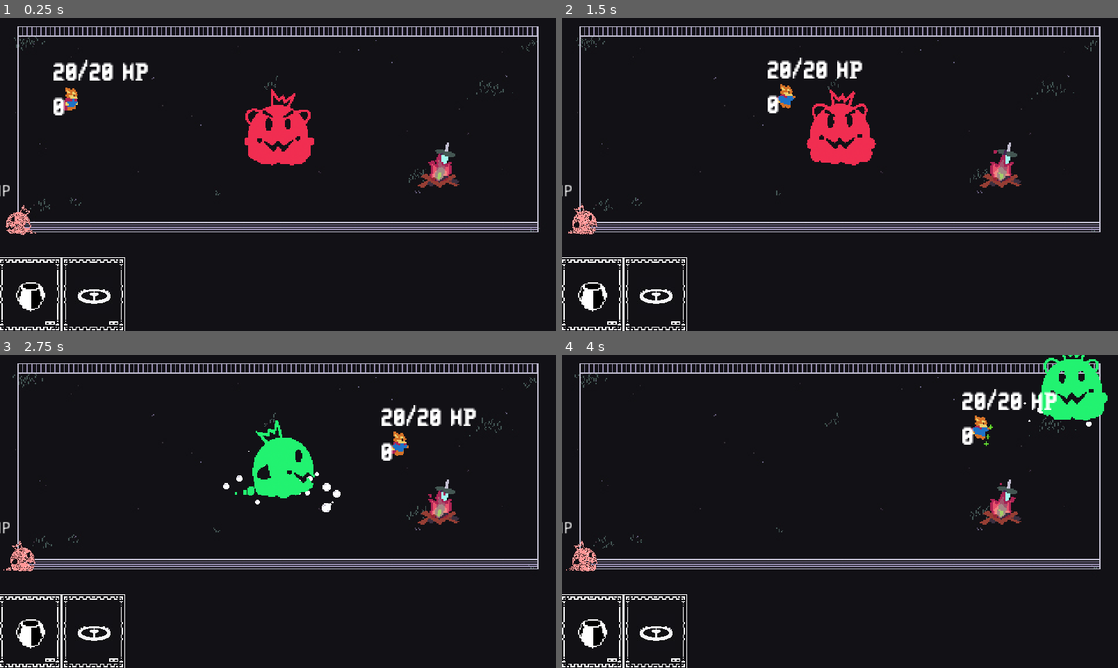
Above: before the commit, frames 1-4 (two rows, left to right).
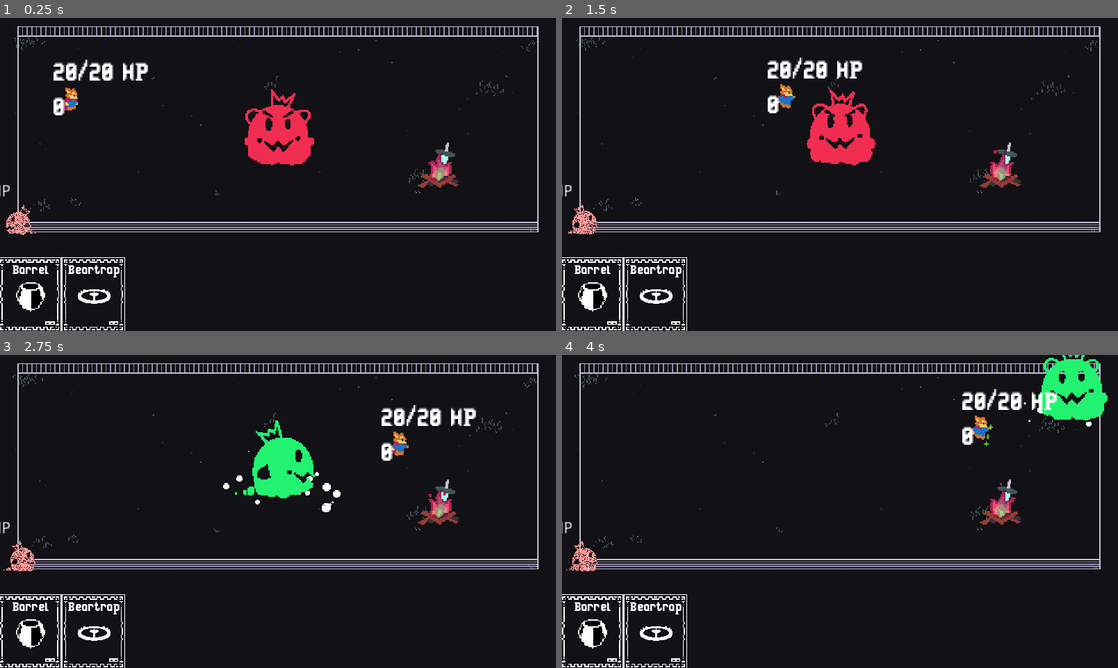
Above: after the commit, the same moments.

Repository: creyD/ludum_dare_46
Game: Godot game, scene res://World.tscn
The game is run twice, just before and just after one commit, with the same random seed, the same clock (stepped at 60 frames per second) and the same inputs. This scene is started directly instead of the project's main scene. Sound files missing from this copy of the repository are replaced by a short silence.
Inputs (mouse positions are in pixels of both pictures, inside the frame that each line leads up to):
- Up to frame 1 (0.25 s): no input
- Up to frame 2 (1.5 s): move the mouse to (962, 158) at 0.52 s; hold D (right) 0.53-1.25 s; click (962, 158) at 0.6 s; drag from (728, 190) to (1001, 171) at 1.27 s
- Up to frame 3 (2.75 s): move the mouse to (333, 442) at 2.02 s; hold D (right) from 2.03 s (still down); click (333, 442) at 2.1 s
- Up to frame 4 (4 s): release D (right) at 2.75 s; drag from (812, 574) to (1001, 505) at 2.77 s; move the mouse to (1006, 558) at 3.52 s; hold A (left) from 3.53 s (still down); click (1006, 558) at 3.6 s

The runs differ from the first frame. In frame 1, 0.3% of the frame differs, in the area x 2-22%, y 78-83%; in frame 2, 0.3%; in frame 3, 0.3%; in frame 4, 0.3%.

Commit message:
Added Card Descriptions

Diff:
--- a/src/Objects/Banana/BananaCard.tscn
+++ b/src/Objects/Banana/BananaCard.tscn
@@ -8,6 +8,7 @@
 [ext_resource path="res://Objects/Banana/icon.png" type="Texture" id=6]
 [ext_resource path="res://Objects/Card/card.png" type="Texture" id=7]
 [ext_resource path="res://Objects/Banana/Banana.tscn" type="PackedScene" id=8]
+[ext_resource path="res://Fonts/Harmonic/Harmonic12.tres" type="DynamicFont" id=9]
 
 [sub_resource type="SpriteFrames" id=1]
 animations = [ {
@@ -16,14 +17,14 @@
 "name": "lvl0",
 "speed": 60.0
 }, {
+"frames": [ ExtResource( 4 ) ],
+"loop": false,
+"name": "lvl1",
+"speed": 60.0
+}, {
 "frames": [ ExtResource( 3 ) ],
 "loop": false,
 "name": "lvl2",
-"speed": 60.0
-}, {
-"frames": [ ExtResource( 4 ) ],
-"loop": false,
-"name": "lvl1",
 "speed": 60.0
 } ]
 
@@ -50,3 +51,13 @@
 position = Vector2( 33.1035, 40.3068 )
 frames = SubResource( 1 )
 animation = "lvl0"
+
+[node name="Label" type="Label" parent="."]
+margin_left = -7.08307
+margin_top = -10.7319
+margin_right = 38.9169
+margin_bottom = 3.26807
+custom_fonts/font = ExtResource( 9 )
+text = "Banana"
+align = 1
+valign = 1
--- a/src/Objects/Barrel/BarrelCard.tscn
+++ b/src/Objects/Barrel/BarrelCard.tscn
@@ -8,17 +8,18 @@
 [ext_resource path="res://Objects/Barrel/Barrel.tscn" type="PackedScene" id=6]
 [ext_resource path="res://Objects/Barrel/fass.png" type="Texture" id=7]
 [ext_resource path="res://Objects/Barrel/barrel_icon.png" type="Texture" id=8]
+[ext_resource path="res://Fonts/Harmonic/Harmonic12.tres" type="DynamicFont" id=9]
 
 [sub_resource type="SpriteFrames" id=1]
 animations = [ {
+"frames": [ ExtResource( 4 ) ],
+"loop": false,
+"name": "lvl0",
+"speed": 60.0
+}, {
 "frames": [ ExtResource( 3 ) ],
 "loop": false,
 "name": "lvl1",
-"speed": 60.0
-}, {
-"frames": [ ExtResource( 4 ) ],
-"loop": false,
-"name": "lvl0",
 "speed": 60.0
 }, {
 "frames": [ ExtResource( 2 ) ],
@@ -50,3 +51,13 @@
 position = Vector2( 33.1035, 40.3068 )
 frames = SubResource( 1 )
 animation = "lvl0"
+
+[node name="Label" type="Label" parent="."]
+margin_left = -3.4868
+margin_top = -10.8478
+margin_right = 36.5132
+margin_bottom = 3.15219
+custom_fonts/font = ExtResource( 9 )
+text = "Barrel"
+align = 1
+valign = 1
--- a/src/Objects/Barriere/BarrierCard.tscn
+++ b/src/Objects/Barriere/BarrierCard.tscn
@@ -8,6 +8,7 @@
 [ext_resource path="res://Objects/Barriere/Barriere.tscn" type="PackedScene" id=6]
 [ext_resource path="res://Objects/Barriere/wall_icon.png" type="Texture" id=7]
 [ext_resource path="res://Objects/Barriere/wall_set.png" type="Texture" id=8]
+[ext_resource path="res://Fonts/Harmonic/Harmonic12.tres" type="DynamicFont" id=9]
 
 [sub_resource type="SpriteFrames" id=1]
 animations = [ {
@@ -16,14 +17,14 @@
 "name": "lvl0",
 "speed": 60.0
 }, {
+"frames": [ ExtResource( 3 ) ],
+"loop": false,
+"name": "lvl1",
+"speed": 60.0
+}, {
 "frames": [ ExtResource( 2 ) ],
 "loop": false,
 "name": "lvl2",
-"speed": 60.0
-}, {
-"frames": [ ExtResource( 3 ) ],
-"loop": false,
-"name": "lvl1",
 "speed": 60.0
 } ]
 
@@ -50,3 +51,13 @@
 position = Vector2( 33.1035, 40.3068 )
 frames = SubResource( 1 )
 animation = "lvl0"
+
+[node name="Label" type="Label" parent="."]
+margin_left = -3.75516
+margin_top = -12.0165
+margin_right = 36.2448
+margin_bottom = 1.98349
+custom_fonts/font = ExtResource( 9 )
+text = "Wall"
+align = 1
+valign = 1
--- a/src/Objects/Slime/SlimeCard.tscn
+++ b/src/Objects/Slime/SlimeCard.tscn
@@ -8,9 +8,15 @@
 [ext_resource path="res://Objects/Slime/Slime.tscn" type="PackedScene" id=6]
 [ext_resource path="res://Objects/Slime/slime.png" type="Texture" id=7]
 [ext_resource path="res://Objects/Slime/slime_icon.png" type="Texture" id=8]
+[ext_resource path="res://Fonts/Harmonic/Harmonic12.tres" type="DynamicFont" id=9]
 
 [sub_resource type="SpriteFrames" id=1]
 animations = [ {
+"frames": [ ExtResource( 4 ) ],
+"loop": false,
+"name": "lvl0",
+"speed": 60.0
+}, {
 "frames": [ ExtResource( 3 ) ],
 "loop": false,
 "name": "lvl1",
@@ -19,11 +25,6 @@
 "frames": [ ExtResource( 2 ) ],
 "loop": false,
 "name": "lvl2",
-"speed": 60.0
-}, {
-"frames": [ ExtResource( 4 ) ],
-"loop": false,
-"name": "lvl0",
 "speed": 60.0
 } ]
 
@@ -50,3 +51,13 @@
 position = Vector2( 33.1035, 40.3068 )
 frames = SubResource( 1 )
 animation = "lvl0"
+
+[node name="Label" type="Label" parent="."]
+margin_left = -4.29276
+margin_top = -11.5905
+margin_right = 35.7072
+margin_bottom = 2.40953
+custom_fonts/font = ExtResource( 9 )
+text = "Slime"
+align = 1
+valign = 1
--- a/src/Objects/Torch/TorchCard.tscn
+++ b/src/Objects/Torch/TorchCard.tscn
@@ -7,6 +7,7 @@
 [ext_resource path="res://Objects/Card/level2.png" type="Texture" id=5]
 [ext_resource path="res://Objects/Card/level1.png" type="Texture" id=6]
 [ext_resource path="res://Objects/Torch/Torch.tscn" type="PackedScene" id=7]
+[ext_resource path="res://Fonts/Harmonic/Harmonic12.tres" type="DynamicFont" id=8]
 
 [sub_resource type="SpriteFrames" id=1]
 animations = [ {
@@ -15,14 +16,14 @@
 "name": "lvl0",
 "speed": 60.0
 }, {
+"frames": [ ExtResource( 6 ) ],
+"loop": false,
+"name": "lvl1",
+"speed": 60.0
+}, {
 "frames": [ ExtResource( 5 ) ],
 "loop": false,
 "name": "lvl2",
-"speed": 60.0
-}, {
-"frames": [ ExtResource( 6 ) ],
-"loop": false,
-"name": "lvl1",
 "speed": 60.0
 } ]
 
@@ -49,3 +50,13 @@
 position = Vector2( 33.1035, 40.3068 )
 frames = SubResource( 1 )
 animation = "lvl0"
+
+[node name="Label" type="Label" parent="."]
+margin_left = -3.23533
+margin_top = -10.0295
+margin_right = 36.7647
+margin_bottom = 3.97046
+custom_fonts/font = ExtResource( 8 )
+text = "Torch"
+align = 1
+valign = 1
--- a/src/Objects/Traps/Bear/BearCard.tscn
+++ b/src/Objects/Traps/Bear/BearCard.tscn
@@ -8,6 +8,7 @@
 [ext_resource path="res://Objects/Traps/Bear/bear.jpg" type="Texture" id=6]
 [ext_resource path="res://Objects/Card/card.png" type="Texture" id=7]
 [ext_resource path="res://Objects/Traps/Bear/Bear.tscn" type="PackedScene" id=8]
+[ext_resource path="res://Fonts/Harmonic/Harmonic12.tres" type="DynamicFont" id=9]
 
 [sub_resource type="SpriteFrames" id=1]
 animations = [ {
@@ -50,3 +51,16 @@
 position = Vector2( 33.1035, 40.3068 )
 frames = SubResource( 1 )
 animation = "lvl0"
+
+[node name="Label" type="Label" parent="."]
+margin_left = -5.50008
+margin_top = -10.6766
+margin_right = 37.4999
+margin_bottom = 3.32339
+custom_fonts/font = ExtResource( 9 )
+text = "Beartrap"
+align = 1
+valign = 1
+__meta__ = {
+"_edit_use_anchors_": false
+}
--- a/src/Objects/Traps/Flame/FlameCard.tscn
+++ b/src/Objects/Traps/Flame/FlameCard.tscn
@@ -8,14 +8,10 @@
 [ext_resource path="res://Objects/Card/level1.png" type="Texture" id=6]
 [ext_resource path="res://Objects/Traps/Flame/Flame.tscn" type="PackedScene" id=7]
 [ext_resource path="res://Objects/Traps/Flame/fire_icon.png" type="Texture" id=8]
+[ext_resource path="res://Fonts/Harmonic/Harmonic12.tres" type="DynamicFont" id=9]
 
 [sub_resource type="SpriteFrames" id=1]
 animations = [ {
-"frames": [ ExtResource( 5 ) ],
-"loop": false,
-"name": "lvl2",
-"speed": 60.0
-}, {
 "frames": [ ExtResource( 4 ) ],
 "loop": false,
 "name": "lvl0",
@@ -24,6 +20,11 @@
 "frames": [ ExtResource( 6 ) ],
 "loop": false,
 "name": "lvl1",
+"speed": 60.0
+}, {
+"frames": [ ExtResource( 5 ) ],
+"loop": false,
+"name": "lvl2",
 "speed": 60.0
 } ]
 
@@ -50,3 +51,13 @@
 position = Vector2( 33.1035, 40.3068 )
 frames = SubResource( 1 )
 animation = "lvl0"
+
+[node name="Label" type="Label" parent="."]
+margin_left = -3.86454
+margin_top = -10.6735
+margin_right = 36.1355
+margin_bottom = 3.32651
+custom_fonts/font = ExtResource( 9 )
+text = "Flames"
+align = 1
+valign = 1
--- a/src/Objects/Traps/Spike/SpikeCard.tscn
+++ b/src/Objects/Traps/Spike/SpikeCard.tscn
@@ -8,14 +8,10 @@
 [ext_resource path="res://Objects/Card/level1.png" type="Texture" id=6]
 [ext_resource path="res://Objects/Traps/Spike/Spike.tscn" type="PackedScene" id=7]
 [ext_resource path="res://Objects/Traps/Spike/spikes_icon.png" type="Texture" id=8]
+[ext_resource path="res://Fonts/Harmonic/Harmonic12.tres" type="DynamicFont" id=9]
 
 [sub_resource type="SpriteFrames" id=1]
 animations = [ {
-"frames": [ ExtResource( 5 ) ],
-"loop": false,
-"name": "lvl2",
-"speed": 60.0
-}, {
 "frames": [ ExtResource( 4 ) ],
 "loop": false,
 "name": "lvl0",
@@ -24,6 +20,11 @@
 "frames": [ ExtResource( 6 ) ],
 "loop": false,
 "name": "lvl1",
+"speed": 60.0
+}, {
+"frames": [ ExtResource( 5 ) ],
+"loop": false,
+"name": "lvl2",
 "speed": 60.0
 } ]
 
@@ -50,3 +51,13 @@
 position = Vector2( 33.1035, 40.3068 )
 frames = SubResource( 1 )
 animation = "lvl0"
+
+[node name="Label" type="Label" parent="."]
+margin_left = -3.68052
+margin_top = -10.6735
+margin_right = 36.3195
+margin_bottom = 3.32649
+custom_fonts/font = ExtResource( 9 )
+text = "Spikes"
+align = 1
+valign = 1
Not shown: 1 places in src/Objects/Banana/BananaCard.tscn that only renumber resources
Not shown: 1 places in src/Objects/Barrel/BarrelCard.tscn that only renumber resources
Not shown: 1 places in src/Objects/Barriere/BarrierCard.tscn that only renumber resources
Not shown: 1 places in src/Objects/Slime/SlimeCard.tscn that only renumber resources
Not shown: 1 places in src/Objects/Torch/TorchCard.tscn that only renumber resources
Not shown: 1 places in src/Objects/Traps/Bear/BearCard.tscn that only renumber resources
Not shown: 1 places in src/Objects/Traps/Flame/FlameCard.tscn that only renumber resources
Not shown: 1 places in src/Objects/Traps/Spike/SpikeCard.tscn that only renumber resources
